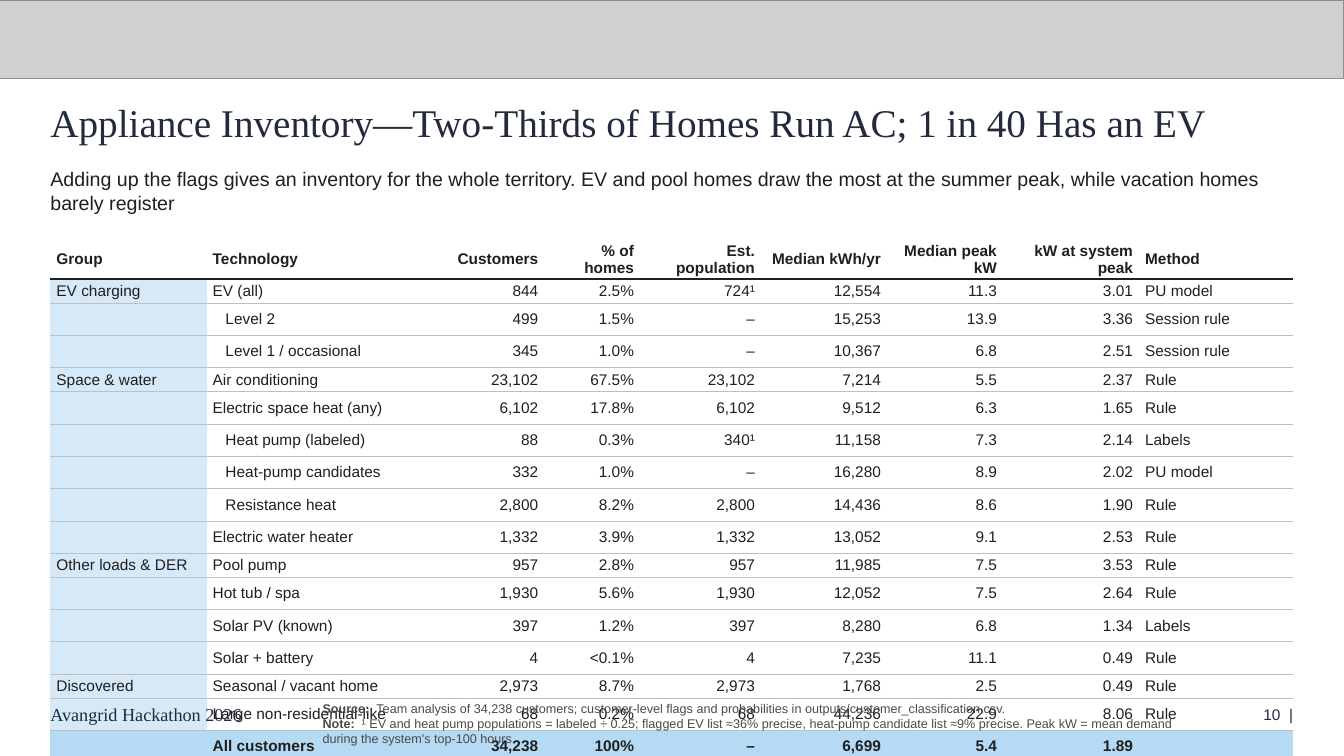
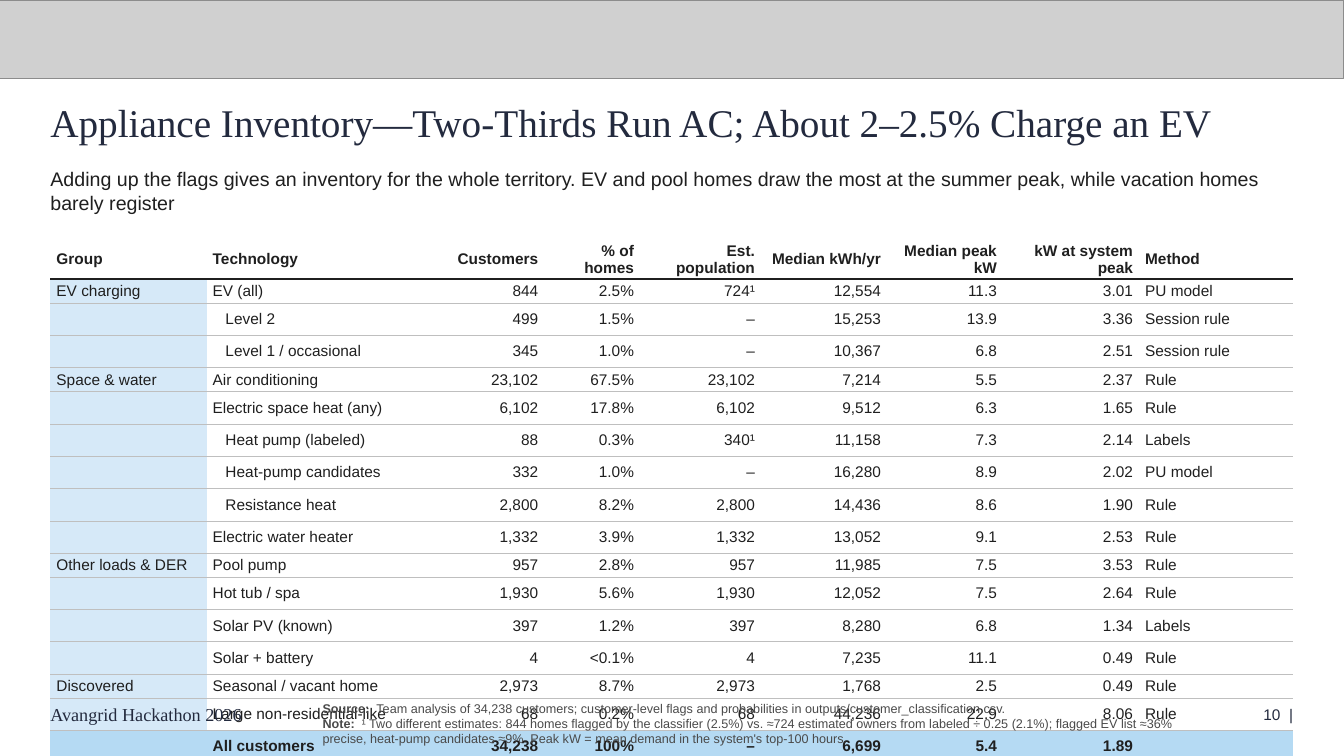
Before and after one commit to heidzehu/avangrid-hackathon-2026, a slide deck: slide 10 of deck/Final_Submission_DRAFT.pptx. Drawn at 1344x756 pixels with LibreOffice and Linux fonts; fonts in the diff are those of the drawing; grey boxes stand for pictures. Boxes give left, top, right and bottom in pixels: in the first picture for what was removed or moved away, otherwise in the second. Text is boxed around its words. In the diff, an @@ line names an element or a change of style, - is before the commit and + after.

```diff
--- a/deck/Final_Submission_DRAFT.pptx
+++ b/deck/Final_Submission_DRAFT.pptx
@@ title at (x1=50, y1=109, x2=1211, y2=145): text changed @@
-Appliance Inventory—Two-Thirds of Homes Run AC; 1 in 40 Has an EV
+Appliance Inventory—Two-Thirds Run AC; About 2–2.5% Charge an EV
@@ text at (x1=323, y1=718, x2=1172, y2=746): text changed @@
-Note: ¹ EV and heat pump populations = labeled ÷ 0.25; flagged EV list ≈36% precise, heat-pump candidate list ≈9% precise. Peak kW = mean demand during the system's top-100 hours.
+Note: ¹ Two different estimates: 844 homes flagged by the classifier (2.5%) vs. ≈724 estimated owners from labeled ÷ 0.25 (2.1%); flagged EV list ≈36% precise, heat-pump candidates ≈9%. Peak kW = mean demand in the system's top-100 hours.
```
Also in this commit, not shown: 7 other slides changed, 2 other files.
